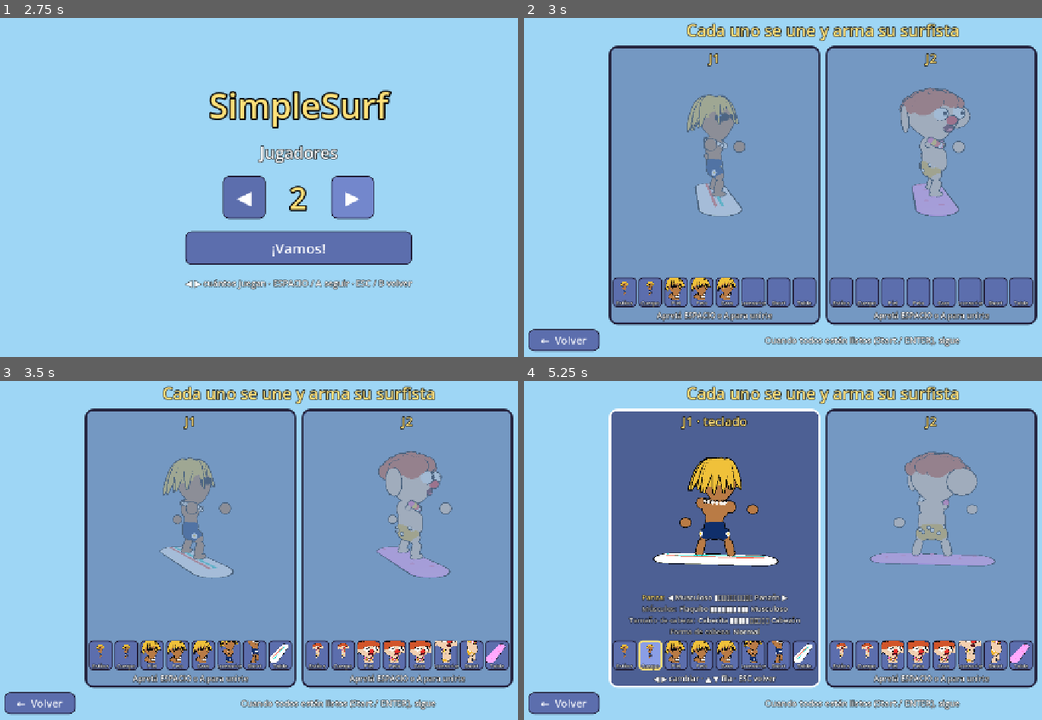
Above: before the commit, frames 1-4 (two rows, left to right).
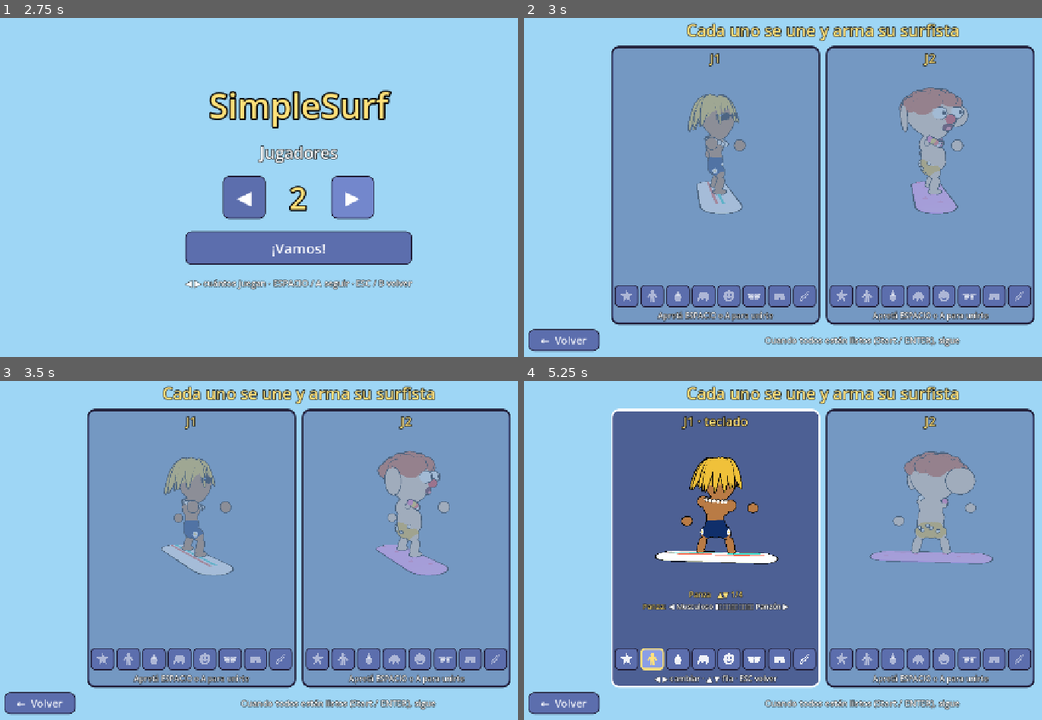
Above: after the commit, the same moments.

Repository: asimplesurfer/simplesurf
Game: Godot game, scene res://ui/menus/character_select.tscn
Two runs of this game, one before a commit and one after it. Both use one fixed random seed, a clock stepped at 60 frames per second and the inputs below. Sound files missing from this copy of the repository are replaced by a short silence.
Inputs (mouse positions are in pixels of both pictures, inside the frame that each line leads up to):
- Up to frame 1 (2.75 s): click "JUGAR" at 0.5 s; click "◀" at 1.25 s; click "▶" at 2 s
- Up to frame 2 (3 s): click "¡Vamos!" at 2.75 s
- Up to frame 3 (3.5 s): no input
- Up to frame 4 (5.25 s): tap Enter at 3.5 s; move the mouse to (959, 530) at 3.52 s; hold D (p1_right) 3.53-4.25 s; hold Space (p1_a) 3.53-4.25 s; click (959, 530) at 3.67 s; drag from (700, 564) to (793, 618) at 4.27 s; move the mouse to (881, 472) at 5.02 s; hold D (p1_right) from 5.03 s (still down); tap Shift (p1_drift) at 5.1 s; click (881, 472) at 5.17 s

Frame 1 is identical in both runs. In frame 2, 8.1% of the frame differs, in the area x 16-100%, y 8-91%; in frame 3, 8.8%; in frame 4, 11%.

Commit message:
Íconos de categorías minimalistas (siluetas, sin texto) y vista previa de las opciones
- Los íconos de abajo de cada tarjeta son siluetas de un solo color, sin
  texto (CategoryIcon): estrella (estilos), cuerpo, gota (piel), pelo, cara,
  anteojos (accesorios), short y tabla. El elegido se pinta de amarillo.
- Al entrar a una categoría aparece una tira con la foto de cada opción (o
  su color): la elegida en el medio, más grande y marcada, y las de los
  costados. Con el mouse se puede tocar una para elegirla.
- ThumbRenderer: no falla si el cuadrado se borró mientras esperaba la foto.

Co-Authored-By: Claude Opus 5.5 <noreply@anthropic.com>
Claude-Session: https://claude.ai/code/session_0158oNfJa2g5qsqyuATh8Mjh

Diff:
--- /dev/null
+++ b/ui/menus/category_icon.gd
@@ -0,0 +1,143 @@
+class_name CategoryIcon
+extends Control
+## Ícono minimalista de una categoría del creador de personaje: una silueta
+## de un solo color, sin texto (se entiende sin leer).
+##   0 estilos (estrella), 1 cuerpo, 2 piel (gota), 3 pelo, 4 cara,
+##   5 accesorios (anteojos), 6 short, 7 tabla.
+
+enum Kind { STYLES, BODY, SKIN, HAIR, FACE, ACCESSORIES, SHORTS, BOARD }
+
+var kind: Kind = Kind.STYLES:
+	set(value):
+		kind = value
+		queue_redraw()
+var color: Color = Color.WHITE:
+	set(value):
+		color = value
+		queue_redraw()
+## Color de los "huecos" (ojos, boca, rayas): el fondo del botón.
+var hole: Color = Color(0.2, 0.25, 0.45):
+	set(value):
+		hole = value
+		queue_redraw()
+
+
+func _init() -> void:
+	mouse_filter = Control.MOUSE_FILTER_IGNORE
+
+
+func _draw() -> void:
+	var s := minf(size.x, size.y) * 0.8
+	var c := size * 0.5
+	match kind:
+		Kind.STYLES:
+			_star(c, s * 0.5, s * 0.21)
+		Kind.BODY:
+			_body(c, s)
+		Kind.SKIN:
+			_drop(c, s)
+		Kind.HAIR:
+			_hair(c, s)
+		Kind.FACE:
+			_face(c, s)
+		Kind.ACCESSORIES:
+			_glasses(c, s)
+		Kind.SHORTS:
+			_shorts(c, s)
+		Kind.BOARD:
+			_board(c, s)
+
+
+func _star(c: Vector2, outer: float, inner: float) -> void:
+	var pts := PackedVector2Array()
+	for i in 10:
+		var r := outer if i % 2 == 0 else inner
+		var a := -PI * 0.5 + i * PI / 5.0
+		pts.append(c + Vector2(cos(a), sin(a)) * r)
+	draw_colored_polygon(pts, color)
+
+
+func _body(c: Vector2, s: float) -> void:
+	draw_circle(c + Vector2(0.0, -s * 0.32), s * 0.14, color)
+	var torso := PackedVector2Array([
+		c + Vector2(-s * 0.2, -s * 0.14), c + Vector2(s * 0.2, -s * 0.14),
+		c + Vector2(s * 0.14, s * 0.14), c + Vector2(-s * 0.14, s * 0.14),
+	])
+	draw_colored_polygon(torso, color)
+	# Brazos y piernas.
+	draw_line(c + Vector2(-s * 0.19, -s * 0.12), c + Vector2(-s * 0.33, s * 0.1), color, s * 0.09, true)
+	draw_line(c + Vector2(s * 0.19, -s * 0.12), c + Vector2(s * 0.33, s * 0.1), color, s * 0.09, true)
+	draw_line(c + Vector2(-s * 0.08, s * 0.12), c + Vector2(-s * 0.11, s * 0.45), color, s * 0.11, true)
+	draw_line(c + Vector2(s * 0.08, s * 0.12), c + Vector2(s * 0.11, s * 0.45), color, s * 0.11, true)
+
+
+func _drop(c: Vector2, s: float) -> void:
+	var r := s * 0.27
+	var center := c + Vector2(0.0, s * 0.12)
+	draw_circle(center, r, color)
+	var tip := PackedVector2Array([
+		center + Vector2(-r * 0.92, -r * 0.4), c + Vector2(0.0, -s * 0.45), center + Vector2(r * 0.92, -r * 0.4),
+	])
+	draw_colored_polygon(tip, color)
+
+
+func _hair(c: Vector2, s: float) -> void:
+	# Melena: una cúpula con flequillo en puntas.
+	var pts := PackedVector2Array()
+	var r := s * 0.42
+	var base := c + Vector2(0.0, s * 0.08)
+	for i in 13:
+		var a := PI + i * PI / 12.0
+		pts.append(base + Vector2(cos(a) * r, sin(a) * r * 0.95))
+	var spikes := 5
+	for i in spikes + 1:
+		var x := r - i * (2.0 * r / spikes)
+		pts.append(base + Vector2(x, s * 0.08 if i % 2 == 0 else s * 0.3))
+	draw_colored_polygon(pts, color)
+
+
+func _face(c: Vector2, s: float) -> void:
+	draw_circle(c, s * 0.42, color)
+	draw_circle(c + Vector2(-s * 0.14, -s * 0.08), s * 0.055, hole)
+	draw_circle(c + Vector2(s * 0.14, -s * 0.08), s * 0.055, hole)
+	draw_arc(c + Vector2(0.0, s * 0.04), s * 0.2, PI * 0.2, PI * 0.8, 16, hole, s * 0.06, true)
+
+
+func _glasses(c: Vector2, s: float) -> void:
+	var w := s * 0.36
+	var h := s * 0.26
+	for side in [-1.0, 1.0]:
+		var rc := Rect2(c + Vector2(side * s * 0.22 - w * 0.5, -h * 0.5), Vector2(w, h))
+		draw_rect(rc, color)
+		draw_circle(rc.position + Vector2(w * 0.5, h), w * 0.5, color)
+	draw_line(c + Vector2(-s * 0.05, -h * 0.25), c + Vector2(s * 0.05, -h * 0.25), color, s * 0.06, true)
+	draw_line(c + Vector2(-s * 0.4, -h * 0.4), c + Vector2(-s * 0.48, -h * 0.55), color, s * 0.05, true)
+	draw_line(c + Vector2(s * 0.4, -h * 0.4), c + Vector2(s * 0.48, -h * 0.55), color, s * 0.05, true)
+
+
+func _shorts(c: Vector2, s: float) -> void:
+	var pts := PackedVector2Array([
+		c + Vector2(-s * 0.36, -s * 0.3), c + Vector2(s * 0.36, -s * 0.3),
+		c + Vector2(s * 0.44, s * 0.32), c + Vector2(s * 0.08, s * 0.32),
+		c + Vector2(0.0, -s * 0.02), c + Vector2(-s * 0.08, s * 0.32),
+		c + Vector2(-s * 0.44, s * 0.32),
+	])
+	draw_colored_polygon(pts, color)
+	draw_line(c + Vector2(-s * 0.36, -s * 0.2), c + Vector2(s * 0.36, -s * 0.2), hole, s * 0.04, true)
+
+
+func _board(c: Vector2, s: float) -> void:
+	# Tabla de surf en diagonal, con su raya.
+	var pts := PackedVector2Array()
+	var length := s * 0.5
+	var width := s * 0.15
+	var axis := Vector2(1.0, -1.0).normalized()
+	var across := Vector2(axis.y, -axis.x)
+	for i in 24:
+		var a := i * TAU / 24.0
+		var along := cos(a)
+		# Punta más fina adelante.
+		var w := width * sin(a) * (0.75 if along > 0.0 else 1.0)
+		pts.append(c + axis * along * length + across * w)
+	draw_colored_polygon(pts, color)
+	draw_line(c - axis * length * 0.7, c + axis * length * 0.75, hole, s * 0.035, true)
--- a/ui/menus/player_card.gd
+++ b/ui/menus/player_card.gd
@@ -58,7 +58,7 @@
 var _status: Label
 var _editor: VBoxContainer
 var _icons: Array[Button] = []
-var _icon_pics: Array[TextureRect] = []
+var _icon_marks: Array[CategoryIcon] = []
 var _style: StyleBoxFlat
 var _rng := RandomNumberGenerator.new()
 
@@ -128,7 +128,7 @@
 	# Opciones de la categoría (o la ayuda).
 	_editor = VBoxContainer.new()
 	_editor.add_theme_constant_override("separation", 2)
-	_editor.custom_minimum_size.y = 96.0
+	_editor.custom_minimum_size.y = 118.0
 	box.add_child(_editor)
 
 	# Íconos de lo que se puede cambiar.
@@ -140,29 +140,23 @@
 	for i in ICONS.size():
 		var b := Button.new()
 		b.focus_mode = Control.FOCUS_NONE
-		b.custom_minimum_size = Vector2(50.0, 62.0)
+		b.custom_minimum_size = Vector2(46.0, 46.0)
 		b.size_flags_horizontal = Control.SIZE_EXPAND_FILL
 		b.tooltip_text = ICONS[i][0]
-		var inner := VBoxContainer.new()
-		inner.set_anchors_preset(Control.PRESET_FULL_RECT)
-		inner.mouse_filter = Control.MOUSE_FILTER_IGNORE
-		inner.add_theme_constant_override("separation", 0)
-		b.add_child(inner)
-		var pic := TextureRect.new()
-		pic.expand_mode = TextureRect.EXPAND_IGNORE_SIZE
-		pic.stretch_mode = TextureRect.STRETCH_KEEP_ASPECT_CENTERED
-		pic.size_flags_vertical = Control.SIZE_EXPAND_FILL
-		pic.mouse_filter = Control.MOUSE_FILTER_IGNORE
-		inner.add_child(pic)
-		var cap := _label(ICONS[i][0], 11, Color.WHITE)
-		cap.clip_text = true
-		cap.mouse_filter = Control.MOUSE_FILTER_IGNORE
-		inner.add_child(cap)
+		# Silueta minimalista, sin texto.
+		var mark := CategoryIcon.new()
+		mark.kind = i as CategoryIcon.Kind
+		mark.set_anchors_preset(Control.PRESET_FULL_RECT)
+		mark.offset_left = 6.0
+		mark.offset_right = -6.0
+		mark.offset_top = 6.0
+		mark.offset_bottom = -6.0
+		b.add_child(mark)
+		_icon_marks.append(mark)
 		var at := i
 		b.pressed.connect(func() -> void: _click_icon(at))
 		grid.add_child(b)
 		_icons.append(b)
-		_icon_pics.append(pic)
 
 	_status = _label("", 16, Color.WHITE)
 	_status.autowrap_mode = TextServer.AUTOWRAP_WORD_SMART
@@ -177,7 +171,6 @@
 			elif not in_category:
 				toggle_ready()
 	)
-	_refresh_icons()
 	refresh()
 
 
@@ -255,14 +248,14 @@
 	for f in CharacterData.FIELDS:
 		data().set(CharacterData.FIELDS[f][0], r.get_option(f))
 	preset = -1
-	_changed(true)
-
-
-## Filas de la categoría elegida: [título, tipo, campo].
+	_changed()
+
+
+## Filas de la categoría elegida: [título, tipo, campo, encuadre de la foto].
 func category_rows() -> Array:
 	var out := []
 	for section in CharacterSelect.CATEGORIES[ICONS[cat_index][0]]:
-		out.append([section[0], section[1], section[2]])
+		out.append([section[0], section[1], section[2], section[3]])
 	return out
 
 
@@ -280,7 +273,7 @@
 		_:
 			data().step_option(field, step)
 			preset = -1
-	_changed(kind == "preset" or kind == "color")
+	_changed()
 
 
 # ---------------------------------------------------------------- vista
@@ -297,24 +290,10 @@
 	refresh()
 
 
-func _changed(all_icons: bool) -> void:
+func _changed() -> void:
 	_avatar.rebuild()
 	_rebuild_board()
-	if all_icons:
-		_refresh_icons()
-	else:
-		_refresh_icon(cat_index)
-	refresh()
-
-
-func _refresh_icons() -> void:
-	for i in ICONS.size():
-		_refresh_icon(i)
-
-
-func _refresh_icon(i: int) -> void:
-	if thumbs and i < _icon_pics.size():
-		thumbs.request(CharacterData.from_dict(data().to_dict()), ICONS[i][1], _icon_pics[i])
+	refresh()
 
 
 ## Actualiza textos, marcos y opciones.
@@ -332,7 +311,10 @@
 	_style.set_border_width_all(6 if is_ready else 4)
 	_view.modulate = Color(1, 1, 1, 1.0 if joined() else 0.35)
 	for i in _icons.size():
-		_style_icon(_icons[i], i == cat_index and joined(), i == cat_index and in_category)
+		var focused := i == cat_index and joined()
+		_style_icon(_icons[i], focused, focused and in_category)
+		_icon_marks[i].color = YELLOW if focused else Color(1, 1, 1, 0.9 if joined() else 0.5)
+		_icon_marks[i].hole = Palette.UI_TILE_ON if focused and in_category else Palette.UI_TILE
 	for c in _editor.get_children():
 		_editor.remove_child(c)
 		c.queue_free()
@@ -354,9 +336,84 @@
 		_status.text = "%s: listo · %s: al azar" % ["Start" if pad else "ENTER", "Y" if pad else "R"]
 		return
 	var rows := category_rows()
-	for i in rows.size():
-		_editor.add_child(_row_view(rows[i], i == row))
+	# Fila actual: su nombre y las opciones con su vista previa.
+	var r: Array = rows[row]
+	var head := _label("%s%s" % [r[0], "   ▲▼ %d/%d" % [row + 1, rows.size()] if rows.size() > 1 else ""], 16, YELLOW)
+	_editor.add_child(head)
+	_editor.add_child(_strip(r))
 	_status.text = "◀ ▶ cambiar · ▲ ▼ fila · %s volver" % ("B" if pad else "ESC")
+
+
+## Tira de opciones de la fila: la elegida en el medio (marcada) y las de los
+## costados, cada una con su foto (o su color). Las barras, como una barra.
+func _strip(r: Array) -> Control:
+	var kind: String = r[1]
+	var field: String = r[2]
+	if kind == "slider":
+		return _row_view(r, true)
+	var line := HBoxContainer.new()
+	line.alignment = BoxContainer.ALIGNMENT_CENTER
+	line.add_theme_constant_override("separation", 6)
+	var count: int = CharacterData.PRESET_NAMES.size() if kind == "preset" else (CharacterData.FIELDS[field][1] as Array).size()
+	var current: int = preset if kind == "preset" else data().get_option(field)
+	var side := 1 if compact else 2
+	var shown := mini(count, side * 2 + 1)
+	var first := current - (shown - 1) / 2 if current >= 0 else 0
+	for k in shown:
+		var i := posmod(first + k, count)
+		var tile := PanelContainer.new()
+		var sb := StyleBoxFlat.new()
+		sb.bg_color = Palette.UI_TILE
+		sb.set_corner_radius_all(8)
+		sb.set_border_width_all(4 if i == current else 2)
+		sb.border_color = YELLOW if i == current else Palette.UI_INK
+		tile.add_theme_stylebox_override("panel", sb)
+		var big := 64.0 if i == current else 50.0
+		tile.custom_minimum_size = Vector2(big, big)
+		tile.size_flags_vertical = Control.SIZE_SHRINK_CENTER
+		if kind == "color":
+			var sw := ColorRect.new()
+			sw.color = (CharacterSelect.COLOR_LISTS[field] as Array)[i]
+			sw.custom_minimum_size = Vector2(big - 16.0, big - 16.0)
+			tile.add_child(sw)
+		else:
+			var pic := TextureRect.new()
+			pic.expand_mode = TextureRect.EXPAND_IGNORE_SIZE
+			pic.stretch_mode = TextureRect.STRETCH_KEEP_ASPECT_CENTERED
+			pic.custom_minimum_size = Vector2(big - 8.0, big - 8.0)
+			tile.add_child(pic)
+			if thumbs:
+				thumbs.request(_variant(field if kind != "preset" else "preset", i), r[3], pic)
+		var step := i - current
+		tile.gui_input.connect(func(ev: InputEvent) -> void:
+			var mb := ev as InputEventMouseButton
+			if mb and mb.pressed and mb.button_index == MOUSE_BUTTON_LEFT and step != 0:
+				change(r, step)
+		)
+		line.add_child(tile)
+	var box := VBoxContainer.new()
+	box.add_theme_constant_override("separation", 2)
+	box.add_child(line)
+	var value_name := "a tu gusto"
+	if kind != "preset":
+		value_name = data().option_name(field)
+	elif current >= 0:
+		value_name = CharacterData.PRESET_NAMES[current]
+	box.add_child(_label("◀ %s ▶" % value_name, 15, Color.WHITE))
+	return box
+
+
+## El personaje con esa opción cambiada (para la foto de la opción).
+func _variant(field: String, i: int) -> CharacterData:
+	var d := CharacterData.from_dict(data().to_dict())
+	if field == "preset":
+		d.apply_preset(i)
+	else:
+		d.set(CharacterData.FIELDS[field][0], i)
+		# Para ver los ojos y las cejas, la foto va sin anteojos.
+		if field in ["eyes", "extra"]:
+			d.glasses_index = 0
+	return d
 
 
 func _row_view(r: Array, current: bool) -> Control:
--- a/ui/menus/thumb_renderer.gd
+++ b/ui/menus/thumb_renderer.gd
@@ -62,7 +62,8 @@
 	_busy = true
 	while not _jobs.is_empty():
 		var job: Dictionary = _jobs.pop_front()
-		var target: TextureRect = job.target
+		# Sin tipo: el cuadrado pudo haberse borrado mientras esperaba.
+		var target: Variant = job.target
 		if not is_instance_valid(target):
 			continue
 		_frame_job(job.data, job.frame)
@@ -73,7 +74,7 @@
 			continue
 		var img := _vp.get_texture().get_image()
 		if img and not img.is_empty():
-			target.texture = ImageTexture.create_from_image(img)
+			(target as TextureRect).texture = ImageTexture.create_from_image(img)
 	_busy = false
 
 
Not shown, added: ui/menus/category_icon.gd.uid
